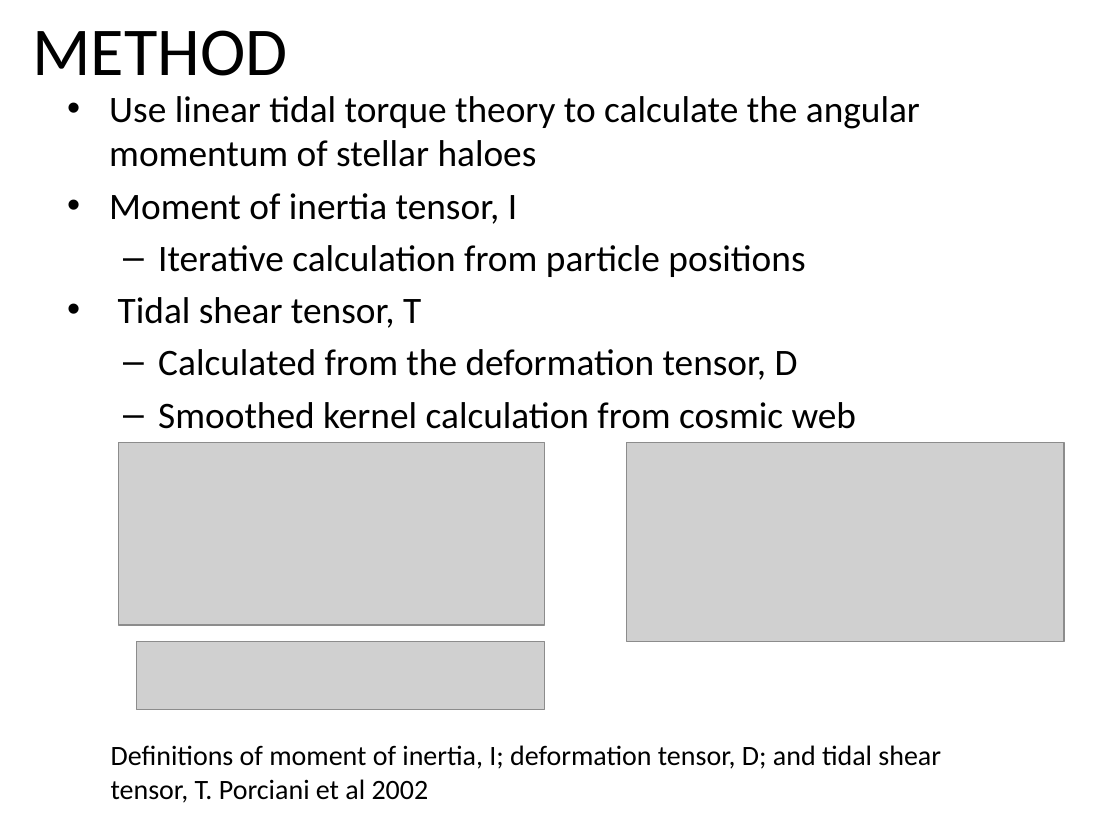
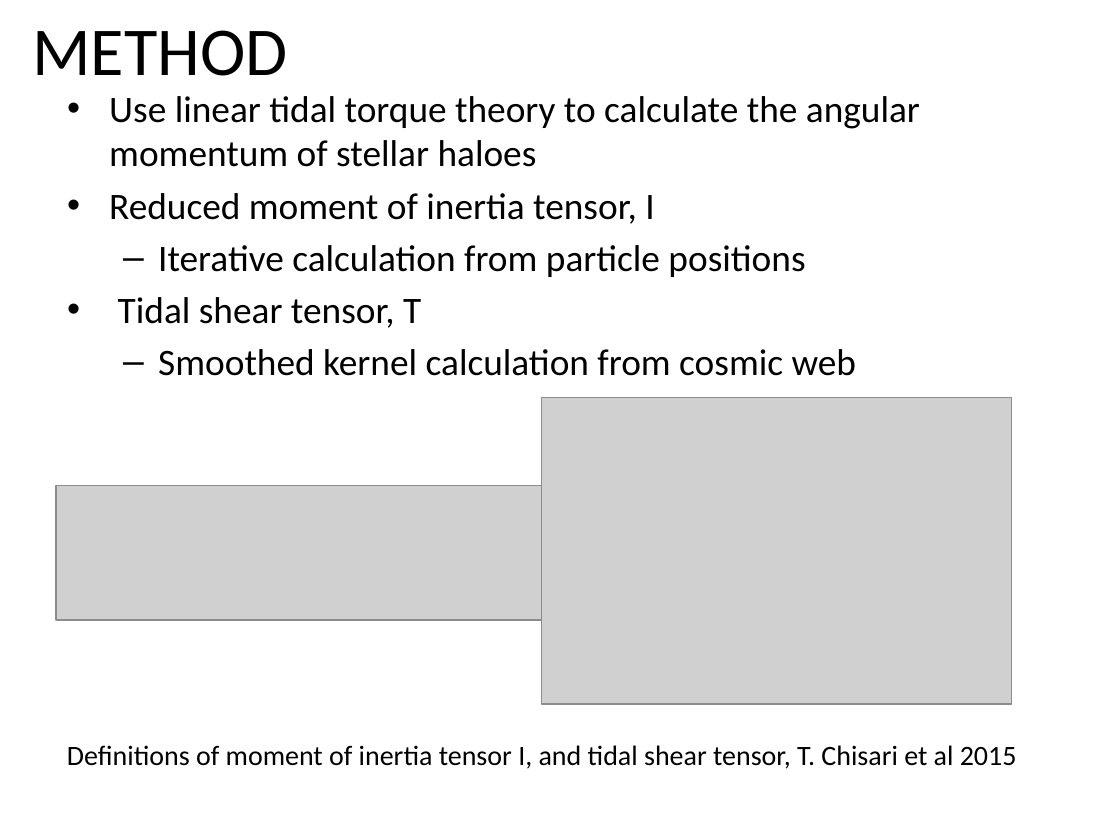
Before and after one commit to emilyhackett/icrar_report, a slide deck: slide 4 of PresentationSlides.pptx. Drawn at 1120x840 pixels with LibreOffice and Linux fonts; fonts in the diff are those of the drawing; grey boxes stand for pictures. Boxes give left, top, right and bottom in pixels: in the first picture for what was removed or moved away, otherwise in the second. Text is boxed around its words. In the diff, an @@ line names an element or a change of style, - is before the commit and + after.

Commit message:
Added thank you for listening slide and changed I and T definitions to chisari 2015

```diff
--- a/PresentationSlides.pptx
+++ b/PresentationSlides.pptx
@@ text at [109,193,654,224]: text changed @@
-• Moment of inertia tensor, I
+• Reduced moment of inertia tensor, I
@@ text at [158,349,798,380]: paragraph removed @@
-  – Calculated from the deformation tensor, D
@@ picture added at [542,398,1011,704] @@
@@ picture removed at [626,442,1064,642] @@
@@ picture: place and size @@
-picture at [119,442,544,625]
+picture at [56,485,542,619]
@@ picture removed at [137,642,545,710] @@
@@ text at [67,745,1017,769]: text changed @@
-Definitions of moment of inertia, I; deformation tensor, D; and tidal shear tensor, T. Porciani et al 2002
+Definitions of moment of inertia tensor I, and tidal shear tensor, T. Chisari et al 2015
```
Also in this commit, not shown: 1 other slide changed, 1 slide added, 1 other file.
